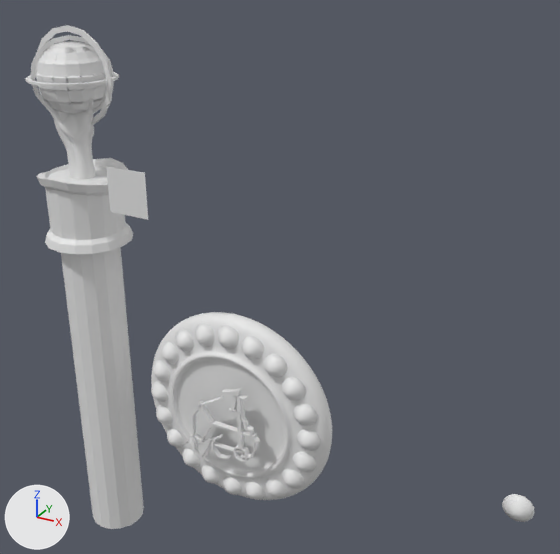
Before and after pictures for a commit that changed the Blender file Toys/10Min_mine/2025_07/Hands_Staff_0731.blend.
Rendered twice from a 50 mm lens placed at (9.9, -10.45, 8.31), pointed at (3.86, 0.54, 2.82). The axes (+X, +Y, +Z) are drawn at lower left. The lights are the same throughout.

Names of what the first picture shows: 'CarvingPlane_Beach', 'CarvingPlane_Jungle_Valley', 'CarvingPlane_Mesa', 'Circle.001', 'Circle_Subd', 'FrontArm_Origin.001', 'Inner_Ring', 'MapEdge_Applied', 'Outer_Ring', 'Plane', 'Sphere_Cage', 'StaffBody', 'StaffUpperBody'.
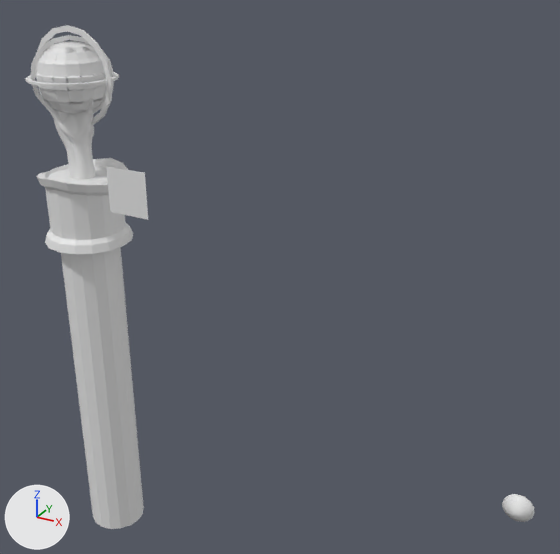
What differs and where, as boxes [x1, y1, x2, y2] in the pictures (560 x 554 px):
'Circle_Subd', hidden
    before: [151, 312, 332, 500]
'MapEdge_Applied', hidden
    before: [151, 323, 320, 500]
'CarvingPlane_Beach', hidden
    before: [184, 394, 260, 462]
'CarvingPlane_Mesa', hidden
    before: [191, 396, 257, 459]
'CarvingPlane_Jungle_Valley', hidden
    before: [195, 389, 241, 456]

Patch to the scene script:
```diff
--- a/Toys/10Min_mine/2025_07/Hands_Staff_0731.blend.py
+++ b/Toys/10Min_mine/2025_07/Hands_Staff_0731.blend.py
@@ ob_circle_subd @@
 ob_circle_subd.scale = (1.3, 1.3, 1.0)
+ob_circle_subd.hide_set(True)  # its collection is switched off
@@ ob_mapedge_applied @@
 ob_mapedge_applied.location = (3.08, 0.0, 0.0)
+ob_mapedge_applied.hide_set(True)  # its collection is switched off
@@ ob_carvingplane_mesa @@
 ob_carvingplane_mesa.rotation_euler = (1.571, 0.0, 0.0)  # degrees (90, 0, 0)
+ob_carvingplane_mesa.hide_set(True)  # its collection is switched off
@@ ob_carvingplane_beach @@
 _m = ob_carvingplane_beach.modifiers.new('Solidify', 'SOLIDIFY')
+ob_carvingplane_beach.hide_set(True)  # its collection is switched off
@@ ob_carvingplane_jungle_valley @@
 _m = ob_carvingplane_jungle_valley.modifiers.new('Solidify', 'SOLIDIFY')
+ob_carvingplane_jungle_valley.hide_set(True)  # its collection is switched off
```
